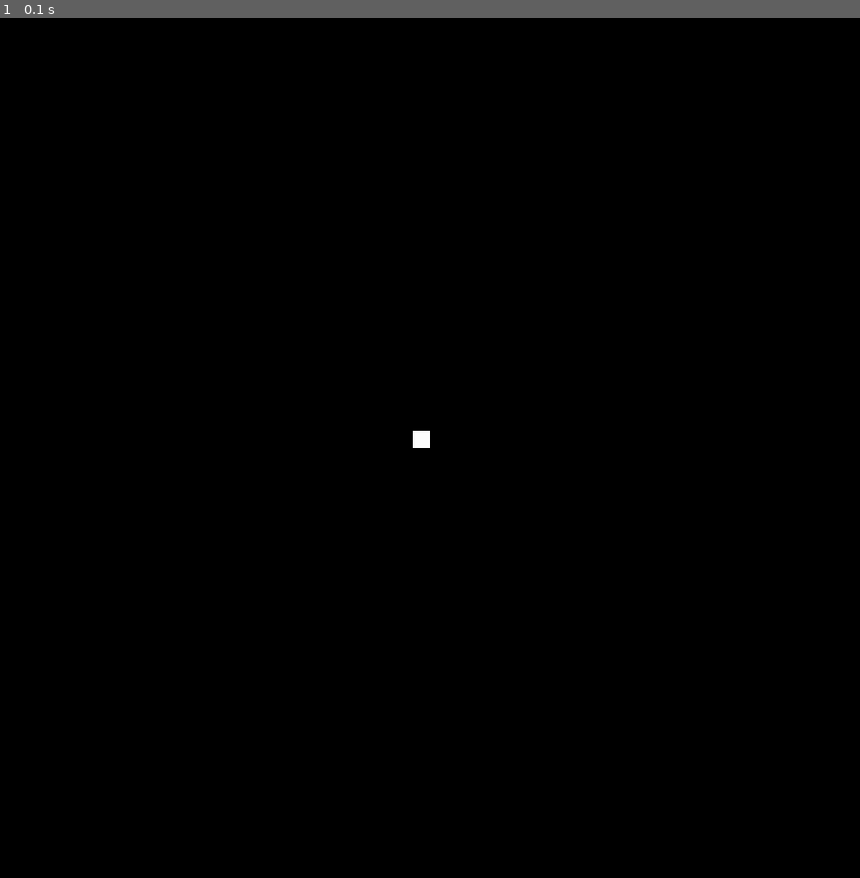
Above: before the commit, frame 1.
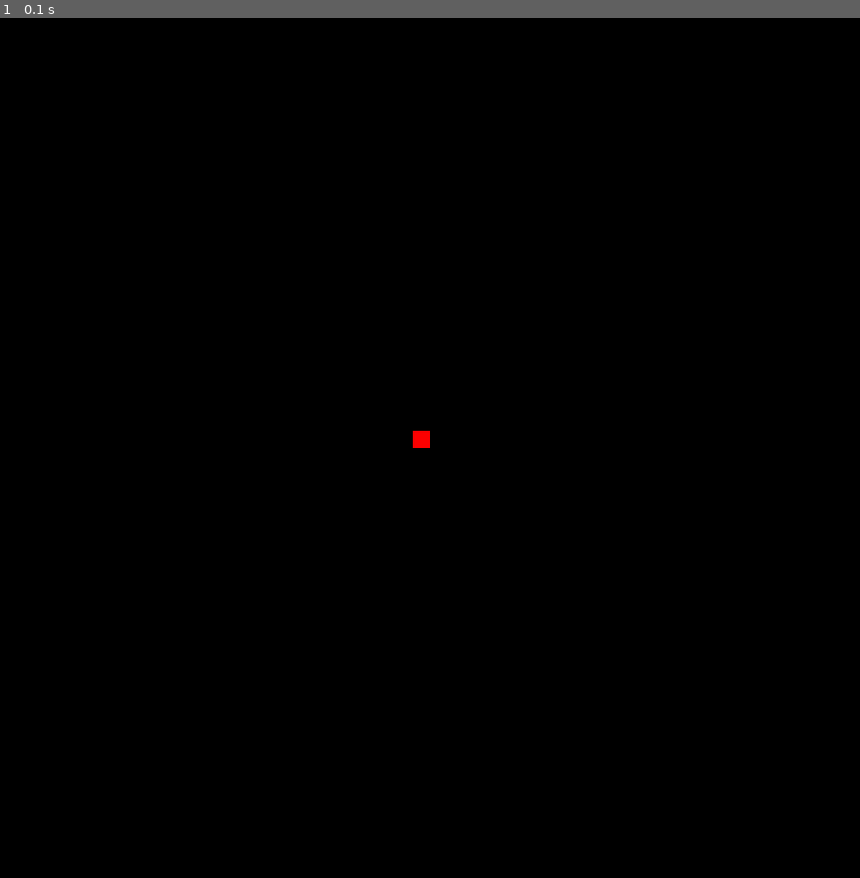
Above: after the commit, the same moment.

Repository: LikelyLucid/Pygame
Game: pygame game, started from Component2.py
Two runs of this game, one before a commit and one after it. Both use one fixed random seed, a clock stepped at 60 frames per second and the inputs below.
Inputs:
- Up to frame 1 (0.1 s): no input

The runs differ from the first frame. In frame 1, less than 0.1% of the frame differs, in the area x 48-50%, y 48-50%.

Commit message:
Feb 17, 2023, 11:16 AM

Diff:
--- a/Component2.py
+++ b/Component2.py
@@ -26,7 +26,7 @@
     for event in pygame.event.get():
         if event.type == pygame.QUIT:
             quit_game = True
-    pygame.draw.rect(screen, white, (snake_y, snake_x, 20, 20))
+    pygame.draw.rect(screen, red, (snake_y, snake_x, 20, 20))
     pygame.display.update()
 
 pygame.quit()
